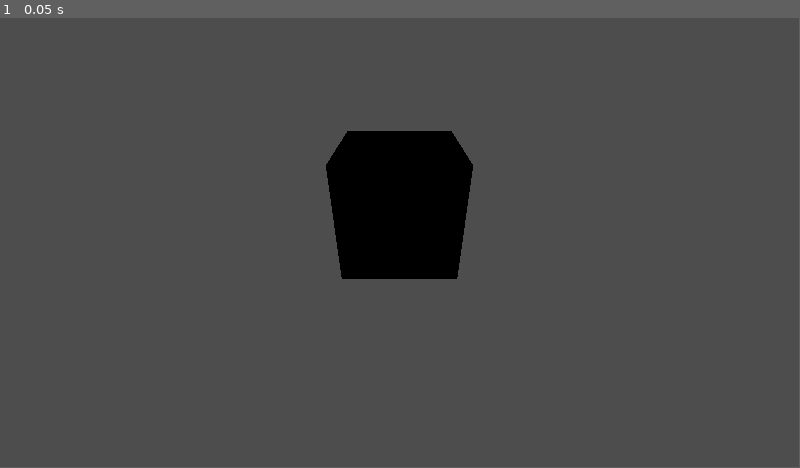
Above: before the commit, frame 1.
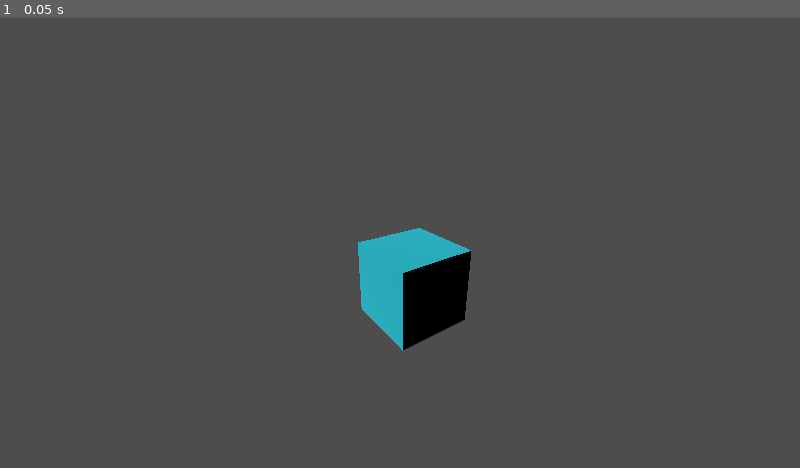
Above: after the commit, the same moment.

Repository: nerveinvader/godot-bci-prototype
Game: Godot game, scene res://RootScene.tscn
Two runs of this game, one before a commit and one after it. Both use one fixed random seed, a clock stepped at 60 frames per second and the inputs below.
Inputs:
- Up to frame 1 (0.05 s): no input
In our replay, the window is 799x449 before the commit and 800x450 after it. These sizes can differ from the game's own. Grey fills any space a smaller window leaves; there, only what the larger window draws over its background counts as a difference.

The runs differ from the first frame. In frame 1, 6.8% of the frame differs, in the area x 40-60%, y 25-74%.

Commit message:
NewGifandMaterialForCube

Diff:
--- a/godot-project/GodotBciIntegration/RootScene.tscn
+++ b/godot-project/GodotBciIntegration/RootScene.tscn
@@ -1,8 +1,12 @@
-[gd_scene load_steps=3 format=3 uid="uid://bhp7segrnixc2"]
+[gd_scene load_steps=4 format=3 uid="uid://bhp7segrnixc2"]
 
 [ext_resource type="Script" uid="uid://b1mo5n3dvp88o" path="res://WebSocketVisualizer.gd" id="1_vw6t8"]
 
+[sub_resource type="StandardMaterial3D" id="StandardMaterial3D_vw6t8"]
+albedo_color = Color(0.12439, 0.743442, 0.814003, 1)
+
 [sub_resource type="BoxMesh" id="BoxMesh_03604"]
+material = SubResource("StandardMaterial3D_vw6t8")
 
 [node name="Node3D" type="Node3D"]
 script = ExtResource("1_vw6t8")
@@ -11,4 +15,15 @@
 mesh = SubResource("BoxMesh_03604")
 
 [node name="Camera3D" type="Camera3D" parent="."]
-transform = Transform3D(1, 0, 0, 0, 0.834165, 0.551515, 0, -0.551515, 0.834165, 0, 1.15806, 2.44096)
+transform = Transform3D(0.569279, -0.31064, 0.761199, 0, 0.925871, 0.377841, -0.822144, -0.215097, 0.527079, 2.64899, 1.90496, 2.0261)
+
+[node name="CanvasLayer" type="CanvasLayer" parent="."]
+
+[node name="Label" type="Label" parent="CanvasLayer"]
+offset_left = 64.0
+offset_top = 64.0
+offset_right = 104.0
+offset_bottom = 87.0
+
+[node name="DirectionalLight3D" type="DirectionalLight3D" parent="."]
+transform = Transform3D(1, 0, 0, 0, 0.706675, 0.707539, 0, -0.707539, 0.706675, 0, 9.38871, 12.3766)
--- a/godot-project/GodotBciIntegration/WebSocketVisualizer.gd
+++ b/godot-project/GodotBciIntegration/WebSocketVisualizer.gd
@@ -19,6 +19,7 @@
 ## Variables
 var _ws: WebSocketPeer # client in GODOT
 @onready var _cube: MeshInstance3D = $Cube
+@onready var _label: Label = $CanvasLayer/Label
 
 var _latestAlpha: float = 0.0 # store latest value recieved from python script
 
@@ -51,7 +52,7 @@
 		var result = JSON.parse_string(packet)
 		if typeof(result) == TYPE_DICTIONARY and result.has("alpha"):
 			_latestAlpha = float(result["alpha"])
-			print("alpha:", _latestAlpha)
+			_label.text = "alpha:" + str(_latestAlpha)
 
 ## Smoothly interpolate the cube Y-scale toward >
 ## SCALE_BASE + alpha * SCALE_MULTIPLIER
--- a/godot-project/GodotBciIntegration/project.godot
+++ b/godot-project/GodotBciIntegration/project.godot
@@ -14,3 +14,8 @@
 run/main_scene="uid://bhp7segrnixc2"
 config/features=PackedStringArray("4.4", "Forward Plus")
 config/icon="res://icon.svg"
+
+[display]
+
+window/size/viewport_width=1280
+window/size/viewport_height=720
Not shown, added: demo/30secDemo.gif
